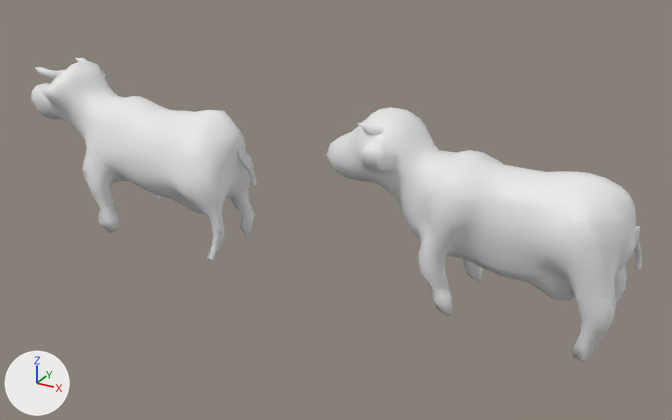
The Blender file Arte/vaca.blend as it was, and as the next commit left it.
Camera for both pictures: a 50 mm lens placed at (11.07, -23.59, 13.63), pointed at (-2.08, 0.32, 1.68). Lighting does not change. The marker at lower left points along +X, +Y and +Z.

Names of what the first picture shows: 'BezierCurve.003', 'BezierCurve.005', 'Mball.001', 'Mball.021'.
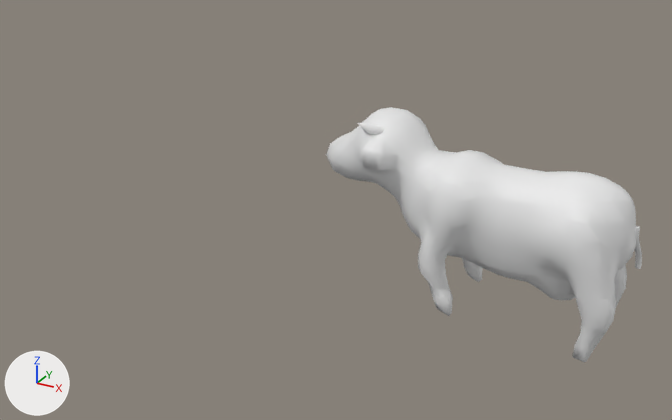
Pixel boxes (x1, y1, x2, y2) of what changed, in the pictures (672 x 420 px):
'Mball.021', deleted: before (31, 61, 256, 262)
'BezierCurve.003', deleted: before (238, 148, 256, 185)
'BezierCurve.005', deleted: before (38, 67, 65, 78)

The edits, one by one:
Object 'BezierCurve.005' (ob_beziercurve_005) is deleted.
Object 'BezierCurve.003' (ob_beziercurve_003) is deleted.
Object 'Mball.021' (ob_mball_021) is deleted.
